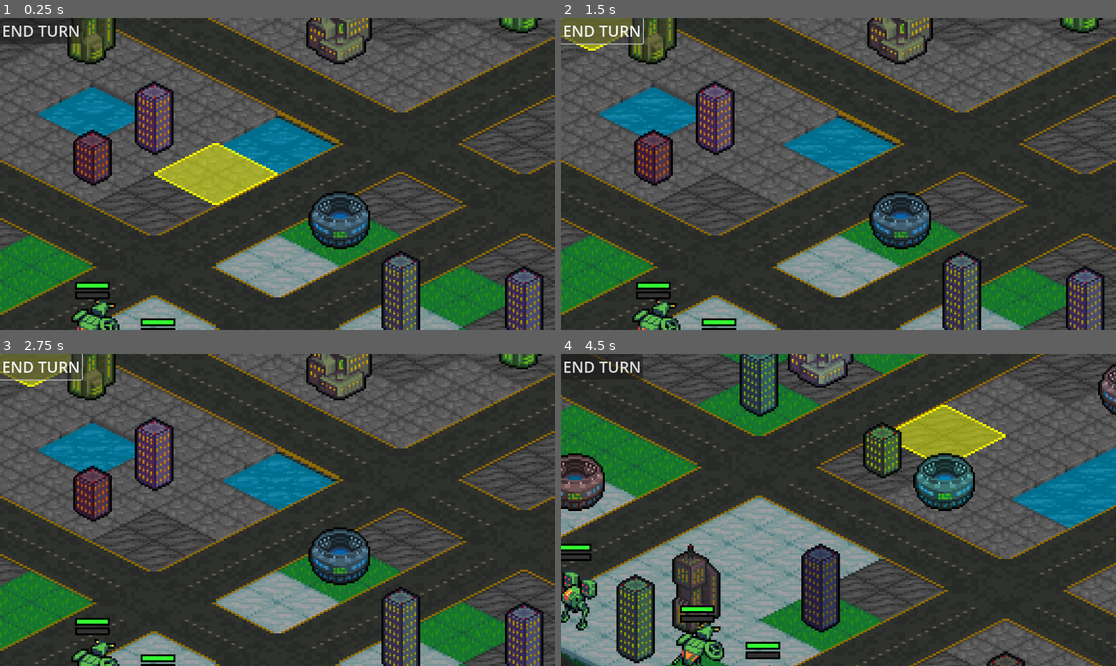
Above: before the commit, frames 1-4 (two rows, left to right).
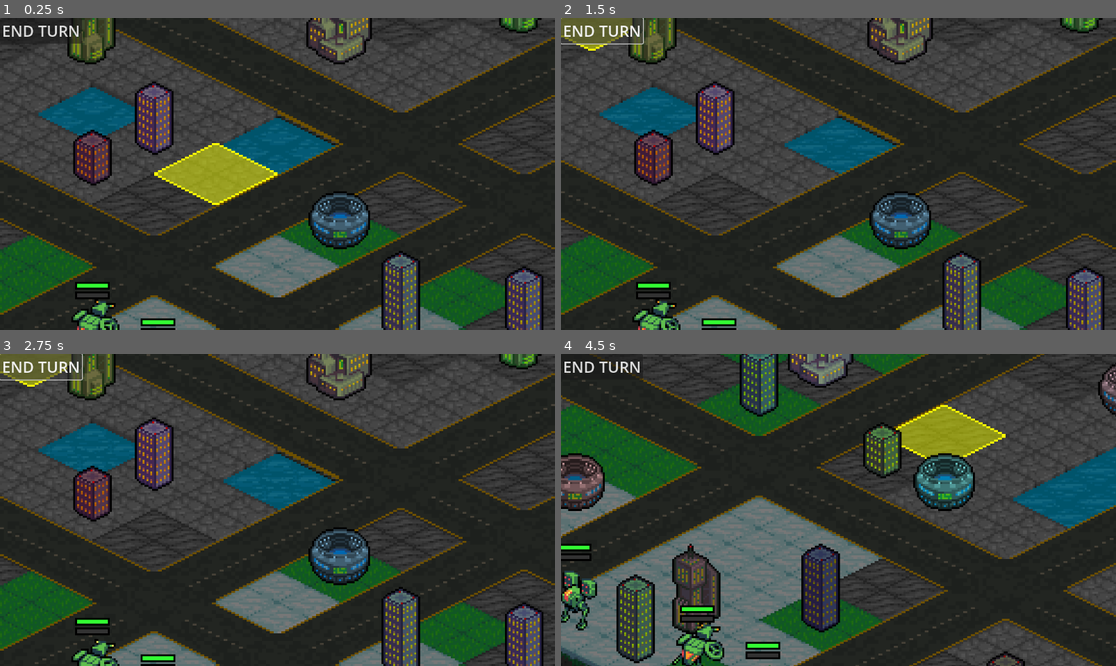
Above: after the commit, the same moments.

Repository: Tekknobot/Terrain
Game: Godot game, scene res://Scenes/Main.tscn
Same seed, same stepped clock (60 frames per second), same inputs: the game is played once before the commit and once after it.
Inputs (mouse positions are in pixels of both pictures, inside the frame that each line leads up to):
- Up to frame 1 (0.25 s): no input
- Up to frame 2 (1.5 s): click "END TURN" at 0.5 s; click "END TURN" at 1.25 s
- Up to frame 3 (2.75 s): click "END TURN" at 2 s
- Up to frame 4 (4.5 s): tap Enter at 2.75 s; move the mouse to (960, 494) at 2.77 s; tap 1 at 2.85, 4.35 s; click (960, 494) at 2.92 s; tap Space at 3.02 s; drag from (727, 525) to (838, 494) at 3.52 s; move the mouse to (894, 441) at 4.27 s; click (894, 441) at 4.42 s

The runs differ from the first frame. In frame 1, 16% of the frame differs, in the area x 0-100%, y 0-100%; in frame 2, 16%; in frame 3, 16%; in frame 4, 26%.
Error in both runs: Invalid access to property or key 'process_frame' on a base object of type 'null instance'. (res://Scripts/Unit.gd:78)

Commit message:
Night push.

Diff:
--- a/Scenes/Main.tscn
+++ b/Scenes/Main.tscn
@@ -36,6 +36,7 @@
 [ext_resource type="PackedScene" uid="uid://b6reg1gechlys" path="res://Scenes/Structures_Scenes/district.tscn" id="32_ebequ"]
 [ext_resource type="PackedScene" uid="uid://bj4tbqwo8ei00" path="res://Scenes/Structures_Scenes/stadium.tscn" id="33_8ltv0"]
 [ext_resource type="PackedScene" uid="uid://dumfkfxnng3od" path="res://Scenes/Structures_Scenes/tower.tscn" id="34_r0hbk"]
+[ext_resource type="PackedScene" uid="uid://bm1g128j70kea" path="res://Scenes/VFX/StarNight.tscn" id="35_cw10i"]
 
 [sub_resource type="TileSetAtlasSource" id="TileSetAtlasSource_rcb67"]
 texture = ExtResource("1_2cdww")
@@ -186,7 +187,7 @@
 y_sort_enabled = true
 tile_set = SubResource("TileSet_k2046")
 format = 2
-layer_0/modulate = Color(0.65218, 0.65218, 0.65218, 1)
+layer_0/modulate = Color(0.491583, 0.491583, 0.491583, 1)
 layer_1/name = "Layer1"
 script = ExtResource("1_juvca")
 grid_width = 12
@@ -198,6 +199,8 @@
 
 [node name="AudioStreamPlayer2D" type="AudioStreamPlayer2D" parent="TileMap"]
 
+[node name="StarryNight" parent="TileMap" instance=ExtResource("35_cw10i")]
+
 [node name="Sprite2D" type="Sprite2D" parent="." node_paths=PackedStringArray("tilemap")]
 script = ExtResource("8_51jtd")
 tilemap = NodePath("../TileMap")
--- /dev/null
+++ b/Scenes/VFX/StarNight.tscn
@@ -0,0 +1,21 @@
+[gd_scene load_steps=4 format=3 uid="uid://bm1g128j70kea"]
+
+[sub_resource type="Gradient" id="Gradient_ys3d5"]
+
+[sub_resource type="GradientTexture1D" id="GradientTexture1D_kt1dj"]
+gradient = SubResource("Gradient_ys3d5")
+
+[sub_resource type="ParticleProcessMaterial" id="ParticleProcessMaterial_oue2e"]
+particle_flag_disable_z = true
+emission_shape = 3
+emission_box_extents = Vector3(1000, 1000, 1)
+gravity = Vector3(0, 0, 0)
+color_ramp = SubResource("GradientTexture1D_kt1dj")
+
+[node name="StarryNight" type="GPUParticles2D"]
+position = Vector2(-20, -121)
+amount = 1000
+process_material = SubResource("ParticleProcessMaterial_oue2e")
+lifetime = 20.0
+preprocess = 200.0
+visibility_rect = Rect2(-100, -100, 1000, 1000)
Not shown: 1 places in Scenes/Main.tscn that only renumber resources
